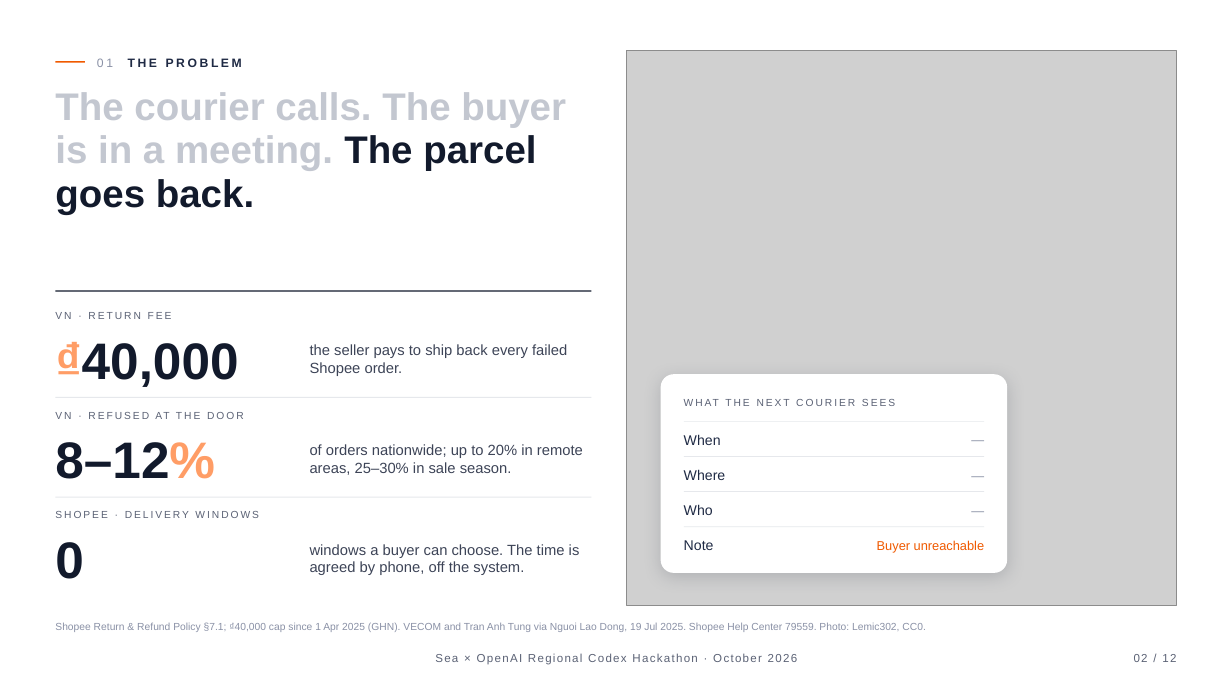
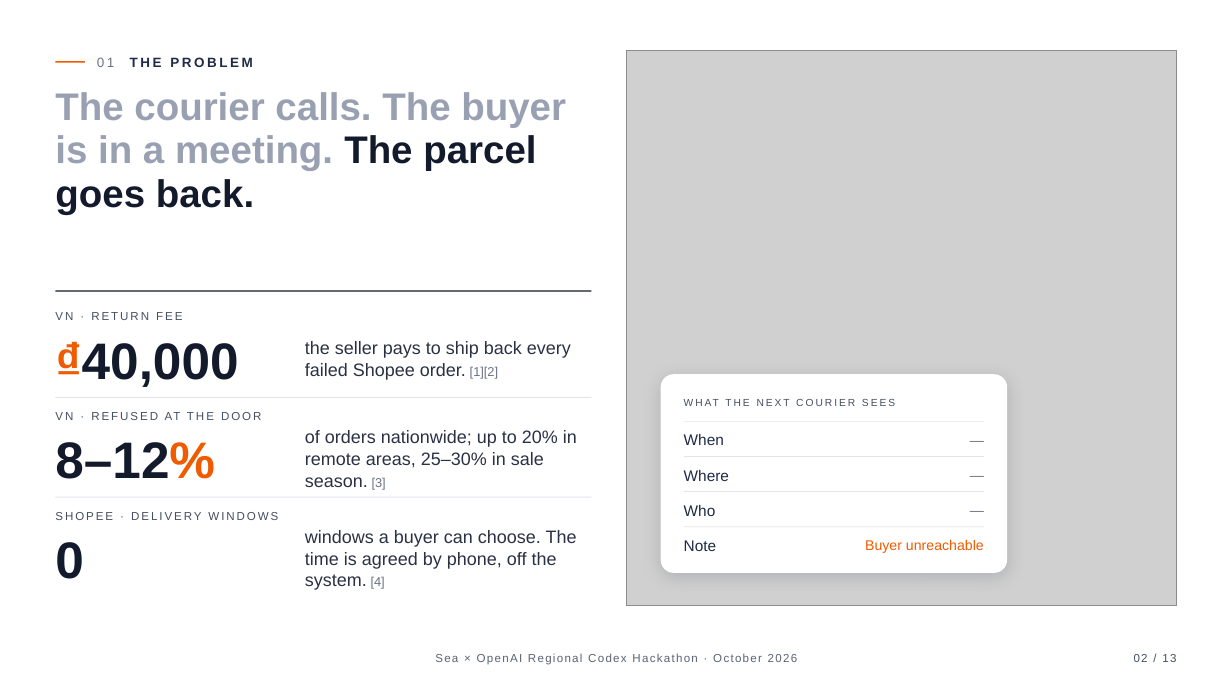
Before and after one commit to BennedictQuanTon/Alodi-Regional-Codex-Hackathon-2026, a slide deck: slide 2 of prep/01-pitch/Alodi-Pitch.pptx. Drawn at 1232x693 pixels with LibreOffice and Linux fonts; fonts in the diff are those of the drawing; grey boxes stand for pictures; background and template pictures are left out. Boxes give left, top, right and bottom in pixels: in the first picture for what was removed or moved away, otherwise in the second. Text is boxed around its words. In the diff, an @@ line names an element or a change of style, - is before the commit and + after.

Commit message:
deck: brand orange, stronger greys, larger body text, numbered references on a closing References slide

```diff
--- a/prep/01-pitch/Alodi-Pitch.pptx
+++ b/prep/01-pitch/Alodi-Pitch.pptx
@@ text "01 THE PROBLEM" at box(97, 57, 252, 67): size 9.5 to 10.5 pt; text colour #8A91A6 to #6B7285 in "01" @@
@@ text "The courier calls. The buyer ..." at box(55, 92, 566, 215): text colour #C3C7D0 to #98A0B2 in "The courier calls. The buyer is in ..." @@
@@ text "₫40,000" at box(55, 341, 238, 387): text colour #FF9D66 to #F05A00 in "₫40,000" @@
@@ text "WHAT THE NEXT COURIER SEES" at box(305, 341, 330, 354): text colour #5B6275 to #464E62 @@
@@ text at box(305, 341, 571, 380): text changed; size 11.5 to 14 pt; text colour #3D4457 to #2A3144 @@
-the seller pays to ship back every failed Shopee order.
+the seller pays to ship back every failed Shopee order. [1][2]
@@ text "8–12%" at box(55, 442, 215, 479): text colour #FF9D66 to #F05A00 in "8–12%" @@
@@ text at box(305, 430, 577, 489): text changed; size 11.5 to 14 pt; text colour #3D4457 to #2A3144 @@
-of orders nationwide; up to 20% in remote areas, 25–30% in sale season.
+of orders nationwide; up to 20% in remote areas, 25–30% in sale season. [3]
@@ size 8 to 9 pt, text colour #5B6275 to #464E62 in 3 elements at box(55, 312, 182, 320), box(165, 412, 577, 543), box(55, 512, 278, 520) @@
@@ size 10 to 11 pt, text colour #8A91A6 to #6B7285 in 3 elements at box(795, 427, 984, 453), box(795, 462, 984, 488), box(795, 497, 984, 523) @@
@@ text at box(305, 530, 557, 590): text changed; size 11.5 to 14 pt; text colour #3D4457 to #2A3144 @@
-windows a buyer can choose. The time is agreed by phone, off the system.
+windows a buyer can choose. The time is agreed by phone, off the system. [4]
@@ size 11 to 12 pt in 4 elements at box(684, 434, 724, 445), box(684, 470, 729, 481), box(684, 505, 716, 516), box(684, 540, 716, 551) @@
@@ text "Buyer unreachable" at box(865, 539, 984, 553): size 10 to 11 pt @@
@@ text removed at box(55, 622, 925, 632) @@
-Shopee Return & Refund Policy §7.1; ₫40,000 cap since 1 Apr 2025 (GHN). VECOM and Tran Anh Tung via Nguoi Lao Dong, 19 Jul 2025. Shopee Help Center 79559. Photo: Lemic302, CC0.
@@ text at box(1134, 654, 1176, 662): text changed; text colour #5B6275 to #464E62 @@
-02 / 12
+02 / 13
```
Also in this commit, not shown: 11 other slides changed, 1 slide added, 2 other files.
